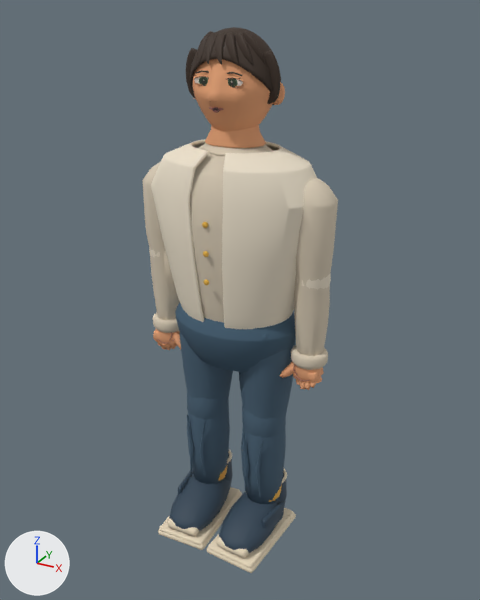
Before and after pictures for a commit that changed the Blender file models/atrium/residents/zhou.blend.
Rendered twice from a 50 mm camera at (0.932, -1.665, 1.686) aimed at (0.018, -0.003, 0.855). Arrows for +X, +Y and +Z are at lower left; the lights stay in place. The older version comes first.

Names of what the first picture shows: 'Hair continuous scalp', 'Head', 'Neck', 'SkinnedArticulationCore', 'SkinnedArticulationDetail', 'SkirtHipFoundation', 'Soft wrap cardigan' and 11 more.
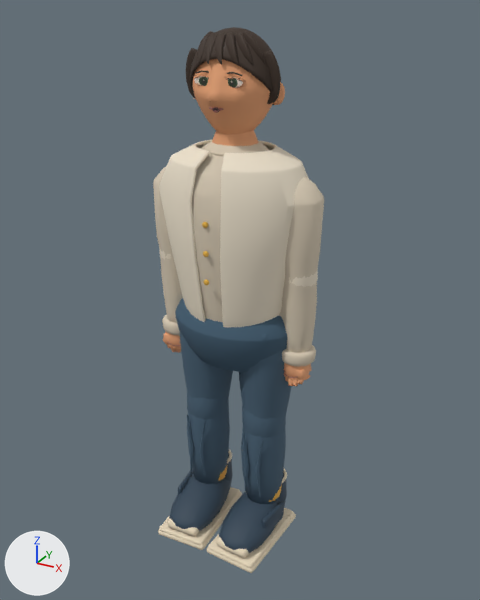
Boxes [x1, y1, x2, y2] around the edits, measured in the pictures (480 x 600 px; the box of a moved part takes in the faces that stretch with it):
'SkinnedArticulationCore', reshaped (13% narrower)
    before: [142, 144, 338, 573]
    after: [153, 141, 324, 573]
'Soft wrap cardigan', mesh rescaled (10% narrower)
    before: [151, 139, 317, 329]
    after: [159, 140, 309, 327]
'SkinnedArticulationDetail', reshaped (13% narrower)
    before: [149, 247, 331, 497]
    after: [160, 249, 318, 497]
'Neck', rescaled
    before: [205, 125, 266, 148]
    after: [212, 130, 259, 146]
part 3 of me_skinnedarticulationdetailmesh, moved or reshaped (mostly hidden)
    before: [149, 247, 167, 257]
    after: [160, 249, 171, 259]
part 4 of me_skinnedarticulationdetailmesh, moved or reshaped
    before: [290, 364, 309, 381]
    after: [283, 369, 298, 378]
part 5 of me_skinnedarticulationdetailmesh, moved or reshaped (mostly hidden)
    before: [297, 273, 331, 290]
    after: [289, 269, 318, 287]
part 6 of me_skinnedarticulationcoremesh, moved or reshaped
    before: [153, 312, 179, 333]
    after: [162, 315, 180, 336]
part 7 of me_skinnedarticulationcoremesh, moved or reshaped
    before: [156, 329, 180, 346]
    after: [165, 332, 181, 349]
part 8 of me_skinnedarticulationcoremesh, moved or reshaped
    before: [153, 330, 176, 346]
    after: [163, 333, 181, 348]
part 9 of me_skinnedarticulationcoremesh, moved or reshaped (not visible afterwards)
    before: [173, 331, 181, 349]
part 10 of me_skinnedarticulationcoremesh, moved or reshaped
    before: [291, 345, 328, 370]
    after: [282, 345, 316, 367]
part 11 of me_skinnedarticulationcoremesh, moved or reshaped
    before: [299, 380, 305, 390]
    after: [288, 377, 293, 386]
part 12 of me_skinnedarticulationcoremesh, moved or reshaped
    before: [304, 382, 310, 390]
    after: [292, 378, 298, 386]
part 13 of me_skinnedarticulationcoremesh, moved or reshaped
    before: [310, 380, 317, 388]
    after: [298, 377, 305, 385]
part 14 of me_skinnedarticulationcoremesh, moved or reshaped
    before: [295, 365, 322, 383]
    after: [284, 363, 310, 380]
part 15 of me_skinnedarticulationcoremesh, moved or reshaped
    before: [293, 367, 324, 383]
    after: [284, 364, 311, 380]
part 16 of me_skinnedarticulationcoremesh, moved or reshaped (not visible afterwards)
    before: [279, 362, 295, 378]
part 17 of me_skinnedarticulationcoremesh, moved or reshaped
    before: [142, 144, 338, 356]
    after: [153, 141, 324, 353]

What changed in the scene script:
```text
Change me_neckmesh:
    used by ob_neck; parent = ob_visualroot; location = (0.0, 0.0, 0.0)
    remove me_neckmesh.from_pydata(...)  # 66 vertices, 80 faces; spans x -0.092..0.092, y -0.074..0.078, z 1.335..1.465
    add me_neckmesh.from_pydata(...)  # 66 vertices, 80 faces; spans x -0.07..0.07, y -0.062..0.066, z 1.335..1.465
    me_neckmesh part 1: the whole mesh is scaled about its middle by (0.76, 0.84, 1)
Change me_continuous_knit_mesh:
    used by ob_soft_wrap_cardigan; parent = ob_visualroot; location = (0.0, 0.0, 0.0)
    remove me_continuous_knit_mesh.from_pydata(...)  # 294 vertices, 240 faces; spans x -0.275..0.275, y -0.169..0.172, z 0.79..1.33
    add me_continuous_knit_mesh.from_pydata(...)  # 294 vertices, 240 faces; spans x -0.242..0.242, y -0.169..0.172, z 0.79..1.33
    me_continuous_knit_mesh part 2: the whole mesh is scaled about its middle by (0.88, 1, 1)
Change me_skinnedarticulationdetailmesh:
    remove me_skinnedarticulationdetailmesh.from_pydata(...)  # 1328 vertices, 1968 faces; spans x -0.308..0.308, y -0.092..0.067, z 0.195..1.076
    add me_skinnedarticulationdetailmesh.from_pydata(...)  # 1328 vertices, 1968 faces; spans x -0.268..0.268, y -0.092..0.067, z 0.195..1.076
    me_skinnedarticulationdetailmesh part 3: the loose piece of 114 vertices spanning x -0.308..-0.203, y -0.054..0.048, z 0.914..1.076 is moved by (0.04, 0.0, 0.0)
    me_skinnedarticulationdetailmesh part 4: 370 of the vertices in x 0.213..0.288, y -0.047..-0.022, z 0.65..0.705 are moved by (-0.04, 0.0, 0.0)
    me_skinnedarticulationdetailmesh part 5: all 114 vertices in x 0.203..0.308, y -0.054..0.048, z 0.914..1.076 are moved by (-0.04, 0.0, 0.0)
    other edits to the shape of me_skinnedarticulationdetailmesh do not show in these pictures
Change me_skinnedarticulationcoremesh:
    remove me_skinnedarticulationcoremesh.from_pydata(...)  # 7374 vertices, 14168 faces; spans x -0.314..0.314, y -0.231..0.155, z 0.006..1.34
    add me_skinnedarticulationcoremesh.from_pydata(...)  # 7374 vertices, 14168 faces; spans x -0.274..0.274, y -0.231..0.155, z 0.006..1.34
    me_skinnedarticulationcoremesh part 6: the loose piece of 242 vertices spanning x -0.314..-0.198, y -0.053..0.053, z 0.694..0.74 is moved by (0.04, 0.0, 0.0)
    me_skinnedarticulationcoremesh part 7: the loose piece of 219 vertices spanning x -0.302..-0.206, y -0.043..0.025, z 0.638..0.742 is moved by (0.04, 0.0, 0.0)
    me_skinnedarticulationcoremesh part 8: the loose piece of 110 vertices spanning x -0.303..-0.212, y -0.045..0.018, z 0.645..0.69 is moved by (0.04, 0.0, 0.0)
    me_skinnedarticulationcoremesh part 9: the loose piece of 130 vertices spanning x -0.239..-0.176, y -0.04..-0.004, z 0.642..0.704 is moved by (0.04, 0.0, 0.0)
    me_skinnedarticulationcoremesh part 10: the loose piece of 242 vertices spanning x 0.198..0.314, y -0.053..0.053, z 0.694..0.74 is moved by (-0.04, 0.0, 0.0)
    me_skinnedarticulationcoremesh part 11: the loose piece of 205 vertices spanning x 0.233..0.266, y -0.039..0.004, z 0.615..0.678 is moved by (-0.04, 0.0, 0.0)
    me_skinnedarticulationcoremesh part 12: the loose piece of 205 vertices spanning x 0.25..0.282, y -0.044..0.0, z 0.621..0.681 is moved by (-0.04, 0.0, 0.0)
    me_skinnedarticulationcoremesh part 13: the loose piece of 205 vertices spanning x 0.269..0.298, y -0.044..-0.004, z 0.634..0.683 is moved by (-0.04, 0.0, 0.0)
    me_skinnedarticulationcoremesh part 14: the loose piece of 219 vertices spanning x 0.206..0.305, y -0.042..0.024, z 0.64..0.743 is moved by (-0.04, 0.0, 0.0)
    me_skinnedarticulationcoremesh part 15: the loose piece of 110 vertices spanning x 0.212..0.303, y -0.043..0.021, z 0.642..0.69 is moved by (-0.04, 0.0, 0.0)
    me_skinnedarticulationcoremesh part 16: the loose piece of 130 vertices spanning x 0.177..0.239, y -0.051..-0.004, z 0.644..0.703 is moved by (-0.04, 0.0, 0.0)
    me_skinnedarticulationcoremesh part 17: 848 of 7374 vertices moved; they spanned x -0.314..0.314, y -0.167..0.155, z 0.705..1.34 and now span x -0.274..0.274, y -0.167..0.155, z 0.705..1.34; mean shift (0.001, -0.002, -0.01); largest move (0.295, 0.043, 1.209) -> (-0.259, 0.001, 0.761)
    other edits to the shape of me_skinnedarticulationcoremesh do not show in these pictures
```
